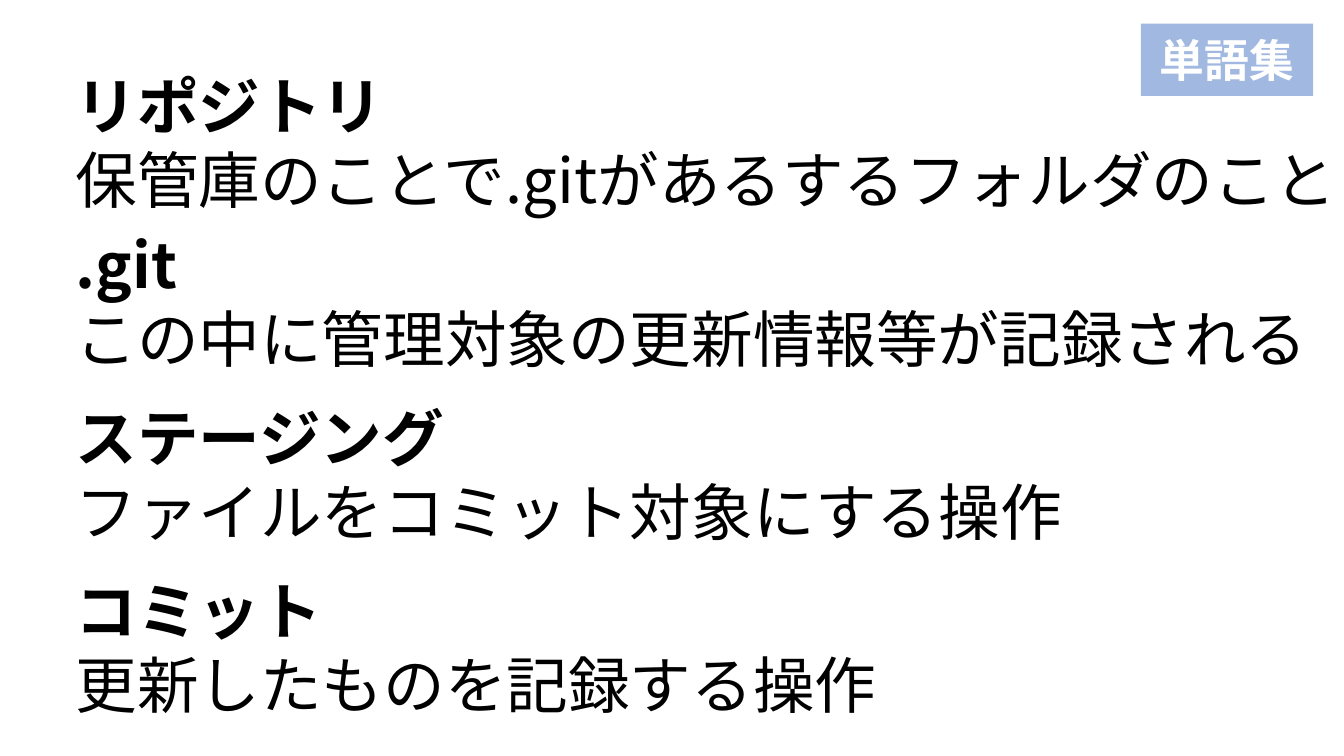
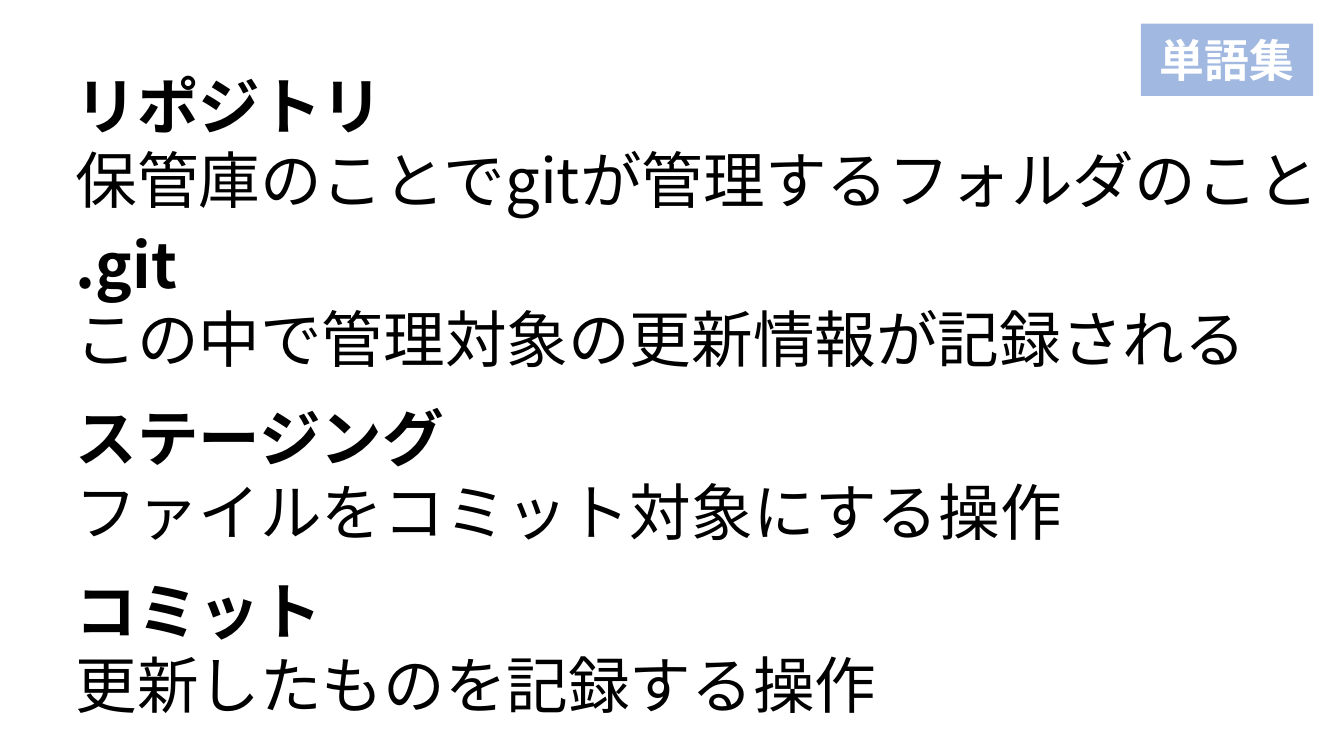
Before and after one commit to syalpon/master, a slide deck: slide 8 of git.pptx (slide 7 before the commit). Drawn at 1344x756 pixels with LibreOffice and Linux fonts; fonts in the diff are those of the drawing. Boxes give left, top, right and bottom in pixels: in the first picture for what was removed or moved away, otherwise in the second. Text is boxed around its words. In the diff, an @@ line names an element or a change of style, - is before the commit and + after.

```diff
--- a/git.pptx
+++ b/git.pptx
@@ text at [76,151,1320,219]: text changed @@
-保管庫のことで.gitがあるするフォルダのこと
+保管庫のことでgitが管理するフォルダのこと
@@ text at [76,299,1246,367]: text changed @@
-この中に管理対象の更新情報等が記録される
+この中で管理対象の更新情報が記録される
```
Also in this commit, not shown: 2 other slides changed, 3 slides added.
